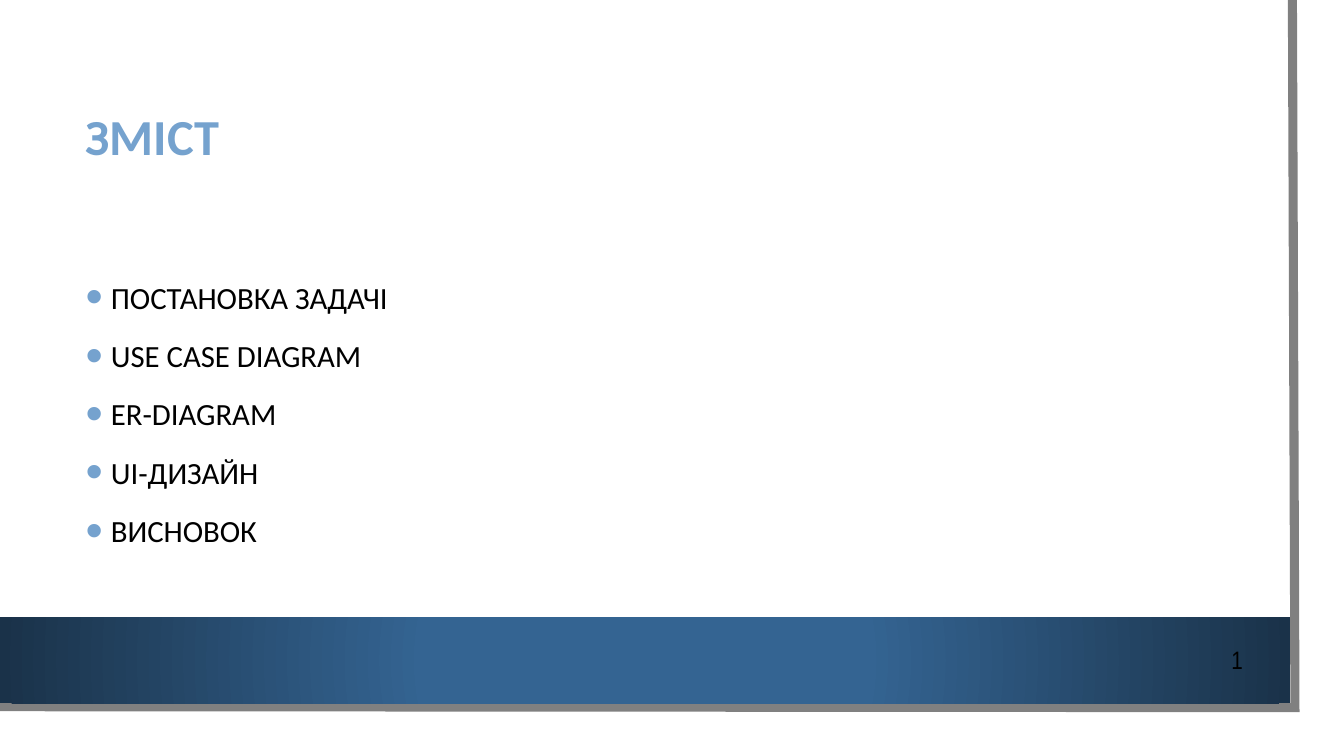
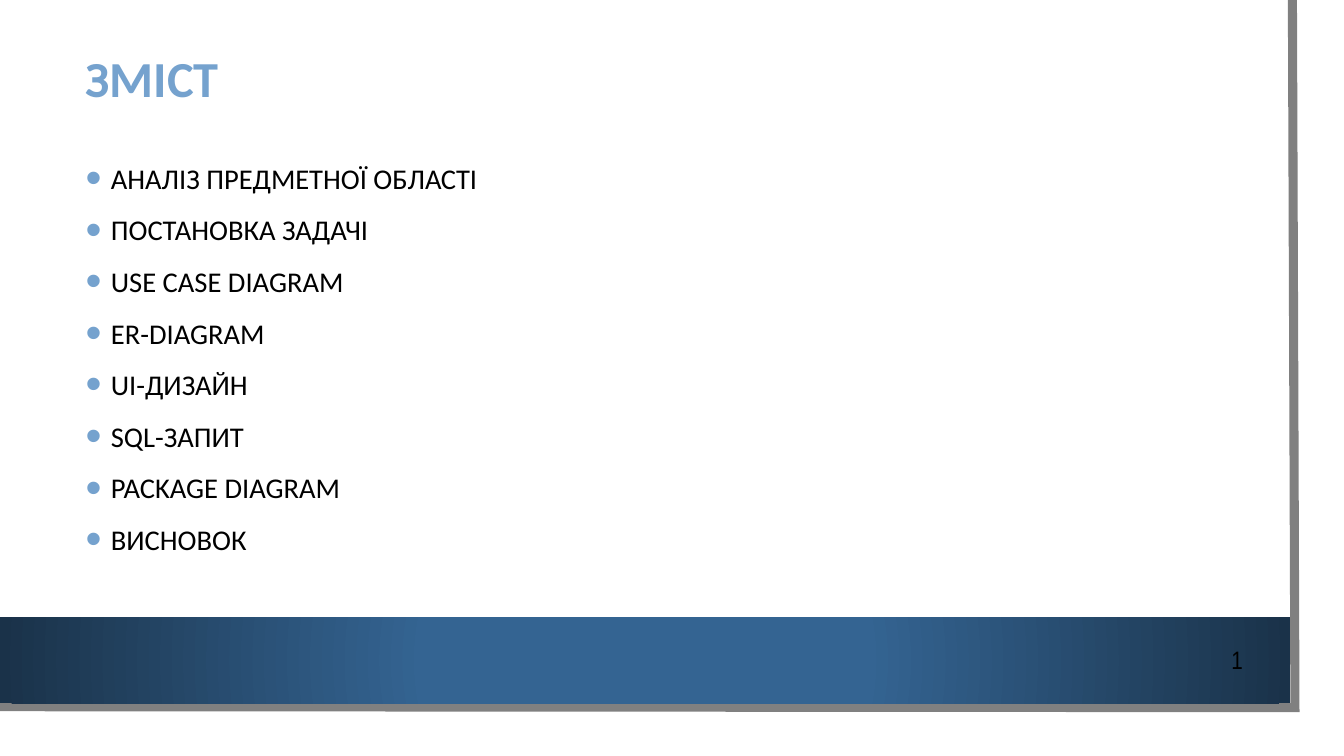
Before and after one commit to ZhovanyKrot/Krok_sait, a slide deck: slide 2 of Проект/Проект (третій рівень).pptx. Drawn at 1344x756 pixels with LibreOffice and Linux fonts; fonts in the diff are those of the drawing; background and template pictures are left out. Boxes give left, top, right and bottom in pixels: in the first picture for what was removed or moved away, otherwise in the second. Text is boxed around its words. In the diff, an @@ line names an element or a change of style, - is before the commit and + after.

```diff
--- a/Проект/Проект (третій рівень).pptx
+++ b/Проект/Проект (третій рівень).pptx
@@ title "ЗМІСТ": place and size @@
-title "ЗМІСТ" at [86, 122, 219, 156]
+title "ЗМІСТ" at [85, 64, 218, 98]
@@ text "АНАЛІЗ ПРЕДМЕТНОЇ ОБЛАСТІ": place and size @@
-text "АНАЛІЗ ПРЕДМЕТНОЇ ОБЛАСТІ" at [111, 289, 388, 543]
+text "АНАЛІЗ ПРЕДМЕТНОЇ ОБЛАСТІ" at [111, 166, 477, 551]
@@ text at [111, 166, 477, 194]: paragraph added @@
+• АНАЛІЗ ПРЕДМЕТНОЇ ОБЛАСТІ
@@ text at [111, 221, 368, 551]: size 22 to 20.4 pt in "ПОСТАНОВКА ЗАДАЧІ", "USE CASE DIAGRAM", "ER-DIAGRAM", "UI-ДИЗАЙН" and 1 more places; line spacing 1.2 to 1.1 @@
@@ text at [111, 428, 340, 499]: paragraphs added @@
+• SQL-ЗАПИТ
+• PACKAGE DIAGRAM
```
Also in this commit, not shown: 3 slides added, 1 other file.
